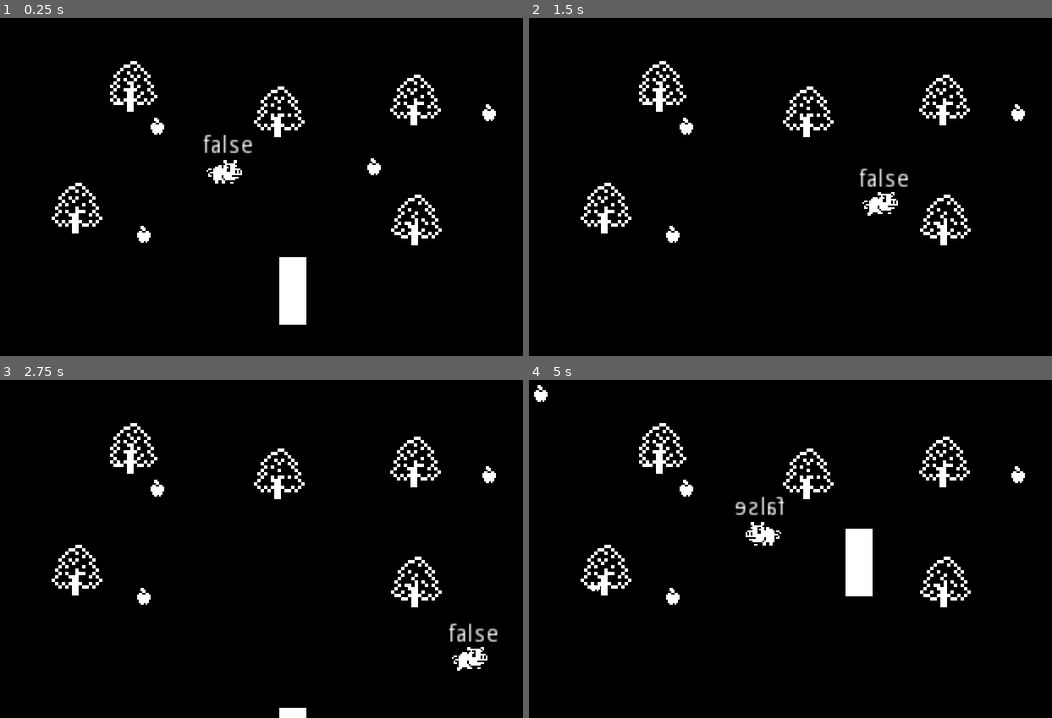
Above: before the commit, frames 1-4 (two rows, left to right).
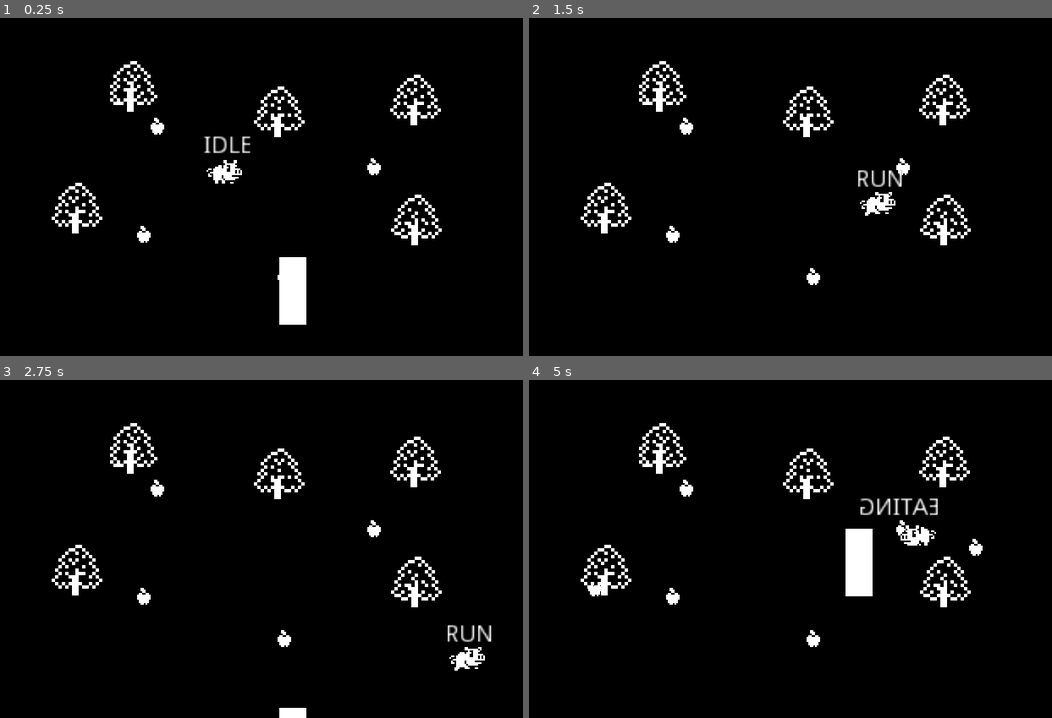
Above: after the commit, the same moments.

Repository: fguillen/PiggyTheApplesAndTheGuard
Game: Godot game, scene res://Word.tscn
The game is run twice, just before and just after one commit, with the same random seed, the same clock (stepped at 60 frames per second) and the same inputs.
Inputs:
- Up to frame 1 (0.25 s): no input
- Up to frame 2 (1.5 s): hold Right (ui_right) 0.53-1.28 s; hold Down (ui_down) from 1.28 s (still down)
- Up to frame 3 (2.75 s): release Down (ui_down) at 2.03 s; hold Right (ui_right) from 2.03 s (still down)
- Up to frame 4 (5 s): release Right (ui_right) at 2.78 s; hold Up (ui_up) 2.78-3.53 s; hold Left (ui_left) from 3.53 s (still down)

The runs differ from the first frame. In frame 1, 0.4% of the frame differs, in the area x 38-95%, y 25-78%; in frame 2, 0.7%; in frame 3, 0.7%; in frame 4, 1.5%, in the area x 0-95%, y 1-79%.

Commit message:
Pig growns when it eats

Diff:
--- a/AppleSpawner.gd
+++ b/AppleSpawner.gd
@@ -22,6 +22,6 @@
 
 func rand_position():
 	return Vector2(
-		rng.randi_range(0, screen_size.x),
-		rng.randi_range(0, screen_size.y)
+		rng.randi_range(40, screen_size.x - 40),
+		rng.randi_range(40, screen_size.y - 40)
 	)
--- a/Pig.gd
+++ b/Pig.gd
@@ -2,58 +2,58 @@
 class_name Pig
 
 export(int) var speed = 200
+export(int) var eatingTime = 2
+export(float) var sizeScaler = 1.1
+export(float) var speedScaler = 0.9
 
 onready var animationPlayer: = $AnimationPlayer
 onready var label: = $Label
 onready var sprite: = $Sprite
+onready var timerEating: = $TimerEating
 
 const TextureVisible = preload("res://Pig.png")
 const TextureHidden = preload("res://Pig_hidden.png")
 
 var running = false
 var hidden = false
-var direction = Vector2.ZERO
+var size = 1
+var appleEating = null
+
+enum State {
+	IDLE,
+	RUN,
+	EATING,
+	WOUNDED
+}
+
+var state = State.IDLE
+
 
 func _ready():
 	sprite.texture = TextureVisible
 
 func _process(delta):
 	running = false
-	direction = Vector2.ZERO
-	label.text = "true" if hidden else "false"
+	label.text = State.keys()[state]
+	var direction = get_direction()
 
-	if Input.is_action_pressed("ui_left"):
-		direction = Vector2(-1, 0)
+	match state:
+		State.IDLE: process_state_idle(direction, delta)
+		State.RUN: process_state_run(direction, delta)
+		State.EATING: process_state_eating(direction, delta)
+		State.WOUNDED: process_state_wounded(direction, delta)
 
-	if Input.is_action_pressed("ui_right"):
-		direction = Vector2(1, 0)
+func apple_eat_ini(apple):
+	set_state(State.EATING)
+	appleEating = apple
+	timerEating.start(eatingTime)
 
-	if Input.is_action_pressed("ui_down"):
-		direction = Vector2(0, 1)
-
-	if Input.is_action_pressed("ui_up"):
-		direction = Vector2(0, -1)
-
-	if direction.x > 0:
-		scale.x = 1
-	elif direction.x < 0:
-		scale.x = -1
-
-	if direction.length() > 0:
-		move(direction, delta)
-		animationPlayer.play("Run")
-	else:
-		animationPlayer.play("Idle")
-
-func _on_Pig_area_entered(area:Area2D):
-	if area is WorldTree:
-		set_hidden(true)
-
-	if area is Apple:
-		collect_apple(area)
-
-func collect_apple(apple):
-	apple.queue_free()
+func apple_eat_end():
+	appleEating.queue_free()
+	set_state(State.IDLE)
+	size *= sizeScaler
+	speed *= speedScaler
+	scale = Vector2(size if scale.x > 0 else -size, size)
 
 func set_hidden(value):
 	hidden = value
@@ -67,6 +67,66 @@
 	position += _direction * speed * delta
 
 
+func process_state_idle(direction, _delta):
+	animationPlayer.play("Idle")
+
+	# Change state
+	if direction.length() > 0:
+		set_state(State.RUN)
+
+func process_state_run(direction, delta):
+	animationPlayer.play("Run")
+
+	look_towards_direction(direction)
+	move(direction, delta)
+
+	# Change state
+	if direction.length() == 0:
+		set_state(State.IDLE)
+
+func process_state_eating(_direction, _delta):
+	animationPlayer.play("Eating")
+
+func process_state_wounded(direction, delta):
+	pass
+
+func set_state(value):
+	print("set_state: ", value);
+	state = value
+
+func get_direction():
+	var result = Vector2.ZERO
+
+	if Input.is_action_pressed("ui_left"):
+		result = Vector2(-1, 0)
+
+	if Input.is_action_pressed("ui_right"):
+		result = Vector2(1, 0)
+
+	if Input.is_action_pressed("ui_down"):
+		result = Vector2(0, 1)
+
+	if Input.is_action_pressed("ui_up"):
+		result = Vector2(0, -1)
+
+	return result
+
+func look_towards_direction(direction):
+	if direction.x > 0:
+		scale.x = size
+	elif direction.x < 0:
+		scale.x = -size
+
 func _on_Pig_area_exited(area:Area2D):
 	if area is WorldTree:
 		set_hidden(false)
+
+func _on_Pig_area_entered(area:Area2D):
+	if area is WorldTree:
+		set_hidden(true)
+
+	if area is Apple:
+		apple_eat_ini(area)
+
+func _on_TimerEating_timeout():
+	apple_eat_end()
--- a/Pig.tscn
+++ b/Pig.tscn
@@ -1,10 +1,27 @@
-[gd_scene load_steps=6 format=2]
+[gd_scene load_steps=7 format=2]
 
 [ext_resource path="res://Pig.png" type="Texture" id=1]
 [ext_resource path="res://Pig.gd" type="Script" id=2]
 
 [sub_resource type="CircleShape2D" id=1]
-radius = 6.0
+radius = 3.0
+
+[sub_resource type="Animation" id=5]
+resource_name = "Eating"
+length = 0.4
+loop = true
+tracks/0/type = "value"
+tracks/0/path = NodePath("Sprite:frame")
+tracks/0/interp = 1
+tracks/0/loop_wrap = true
+tracks/0/imported = false
+tracks/0/enabled = true
+tracks/0/keys = {
+"times": PoolRealArray( 0, 0.2 ),
+"transitions": PoolRealArray( 1, 1 ),
+"update": 1,
+"values": [ 3, 4 ]
+}
 
 [sub_resource type="Animation" id=2]
 resource_name = "Idle"
@@ -47,13 +64,14 @@
 
 [node name="Sprite" type="Sprite" parent="."]
 texture = ExtResource( 1 )
-hframes = 3
+hframes = 5
 
 [node name="CollisionShape2D" type="CollisionShape2D" parent="."]
-position = Vector2( 5, 3 )
+position = Vector2( 6, 7 )
 shape = SubResource( 1 )
 
 [node name="AnimationPlayer" type="AnimationPlayer" parent="."]
+anims/Eating = SubResource( 5 )
 anims/Idle = SubResource( 2 )
 anims/Run = SubResource( 4 )
 
@@ -64,5 +82,9 @@
 margin_bottom = -5.0
 text = "hello"
 
+[node name="TimerEating" type="Timer" parent="."]
+one_shot = true
+
 [connection signal="area_entered" from="." to="." method="_on_Pig_area_entered"]
 [connection signal="area_exited" from="." to="." method="_on_Pig_area_exited"]
+[connection signal="timeout" from="TimerEating" to="." method="_on_TimerEating_timeout"]
Binary file changed: Pig.png
Binary file changed: Pig_hidden.png
